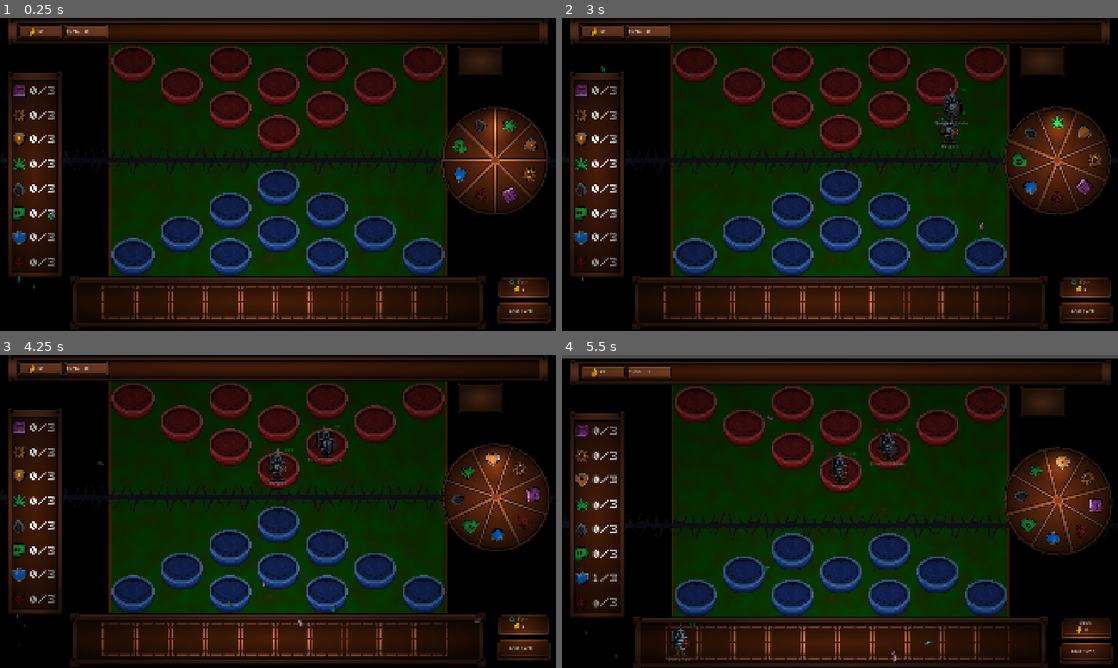
Above: before the commit, frames 1-4 (two rows, left to right).
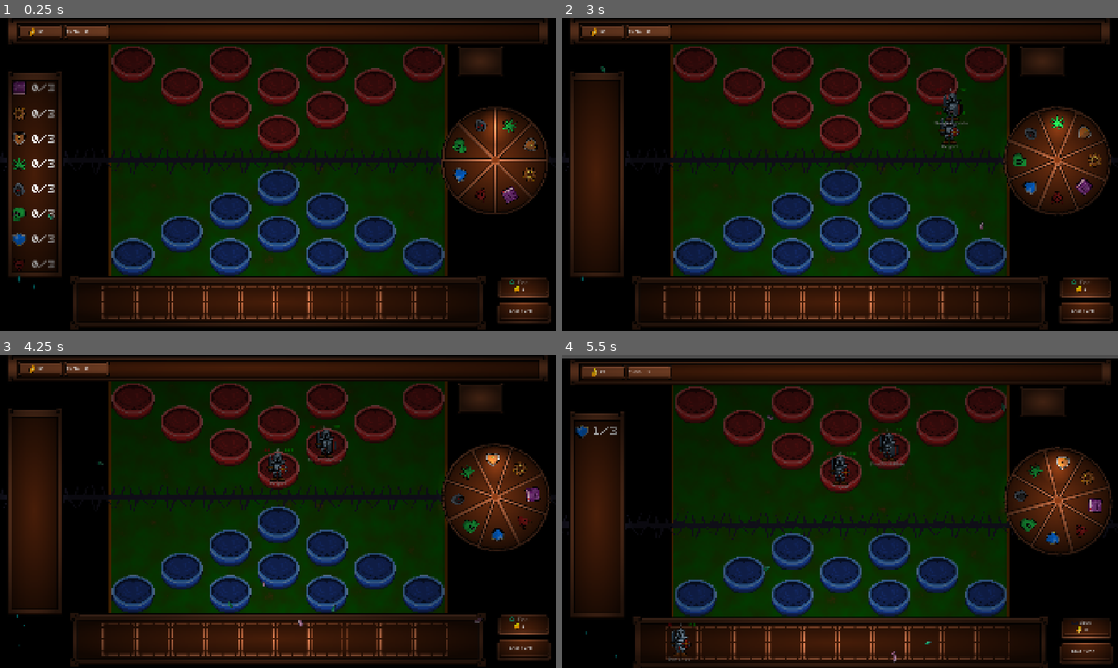
Above: after the commit, the same moments.

Repository: ArmanKianian/Untitled
Game: Godot game, scene res://scenes/game.tscn
Two runs of this game, one before a commit and one after it. Both use one fixed random seed, a clock stepped at 60 frames per second and the inputs below.
Inputs (mouse positions are in pixels of both pictures, inside the frame that each line leads up to):
- Up to frame 1 (0.25 s): no input
- Up to frame 2 (3 s): move the mouse to (962, 158) at 0.52 s; press the mouse at (962, 158) at 0.53 s; move the mouse to (695, 61) at 1.27 s; release the mouse at (695, 61) at 1.28 s; click (695, 61) at 1.35 s; move the mouse to (789, 61) at 2.02 s; press the mouse at (789, 61) at 2.03 s; move the mouse to (890, 61) at 2.77 s; release the mouse at (890, 61) at 2.78 s; click (890, 61) at 2.85 s
- Up to frame 3 (4.25 s): click "Spin" at 3.5 s
- Up to frame 4 (5.5 s): move the mouse to (984, 398) at 4.27 s; press the mouse at (984, 398) at 4.28 s; release the mouse at (984, 398) at 5 s; click "End Turn" at 5 s

The runs differ from the first frame. In frame 1, 0.8% of the frame differs, in the area x 2-10%, y 20-81%; in frame 2, 1.0%, in the area x 2-10%, y 21-80%; in frame 3, 1.0%; in frame 4, 1.0%.

Commit message:
Traits panel update
traits are hidden when their count is 0.

Diff:
--- a/project.godot
+++ b/project.godot
@@ -13,7 +13,10 @@
 config/name="Untitled"
 run/main_scene="uid://devf2tsrifqye"
 config/features=PackedStringArray("4.7", "GL Compatibility")
-config/icon="res://icon.svg"
+boot_splash/bg_color=Color(0.010683754, 0.23781833, 0.010662622, 1)
+boot_splash/stretch_mode=0
+boot_splash/image="uid://bxj6iuq2y2b0r"
+config/icon="uid://bxj6iuq2y2b0r"
 
 [display]
 
--- a/scenes/game.tscn
+++ b/scenes/game.tscn
@@ -370,9 +370,8 @@
 localize_numeral_system = false
 
 [node name="Arcane" type="Control" parent="Panels/Traits_panel/VBoxContainer" unique_id=1408465520]
-custom_minimum_size = Vector2(16, 16)
+custom_minimum_size = Vector2(24, 24.5)
 layout_mode = 2
-size_flags_vertical = 3
 
 [node name="Arcane" type="Sprite2D" parent="Panels/Traits_panel/VBoxContainer/Arcane" unique_id=300360434]
 position = Vector2(8, 12)
@@ -381,16 +380,14 @@
 
 [node name="count" type="Label" parent="Panels/Traits_panel/VBoxContainer/Arcane" unique_id=1713433688]
 layout_mode = 1
-anchors_preset = -1
-anchor_left = 1.0
-anchor_top = 0.5
-anchor_right = 1.0
-anchor_bottom = 0.5
-offset_left = -31.0
-offset_top = -7.0
-offset_right = 15.0
-offset_bottom = 67.0
-grow_horizontal = 0
+anchors_preset = 15
+anchor_right = 1.0
+anchor_bottom = 1.0
+offset_left = 22.0
+offset_top = 5.0
+offset_right = 16.0
+offset_bottom = 55.0
+grow_horizontal = 2
 grow_vertical = 2
 scale = Vector2(0.2, 0.2)
 text = "0"
@@ -412,9 +409,8 @@
 label_settings = SubResource("LabelSettings_8a11m")
 
 [node name="Inventor" type="Control" parent="Panels/Traits_panel/VBoxContainer" unique_id=848283283]
-custom_minimum_size = Vector2(16, 16)
+custom_minimum_size = Vector2(24, 24.5)
 layout_mode = 2
-size_flags_vertical = 3
 
 [node name="Inventor" type="Sprite2D" parent="Panels/Traits_panel/VBoxContainer/Inventor" unique_id=176541261]
 position = Vector2(8, 12)
@@ -423,16 +419,14 @@
 
 [node name="count" type="Label" parent="Panels/Traits_panel/VBoxContainer/Inventor" unique_id=946113209]
 layout_mode = 1
-anchors_preset = -1
-anchor_left = 1.0
-anchor_top = 0.5
-anchor_right = 1.0
-anchor_bottom = 0.5
-offset_left = -31.0
-offset_top = -7.0
-offset_right = 15.0
-offset_bottom = 67.0
-grow_horizontal = 0
+anchors_preset = 15
+anchor_right = 1.0
+anchor_bottom = 1.0
+offset_left = 22.0
+offset_top = 5.0
+offset_right = 16.0
+offset_bottom = 55.0
+grow_horizontal = 2
 grow_vertical = 2
 scale = Vector2(0.2, 0.2)
 text = "0"
@@ -454,9 +448,8 @@
 label_settings = SubResource("LabelSettings_8a11m")
 
 [node name="Guardian" type="Control" parent="Panels/Traits_panel/VBoxContainer" unique_id=1497552596]
-custom_minimum_size = Vector2(16, 16)
+custom_minimum_size = Vector2(24, 24.5)
 layout_mode = 2
-size_flags_vertical = 3
 
 [node name="Guardian" type="Sprite2D" parent="Panels/Traits_panel/VBoxContainer/Guardian" unique_id=456330611]
 position = Vector2(8, 12)
@@ -465,16 +458,14 @@
 
 [node name="count" type="Label" parent="Panels/Traits_panel/VBoxContainer/Guardian" unique_id=772255687]
 layout_mode = 1
-anchors_preset = -1
-anchor_left = 1.0
-anchor_top = 0.5
-anchor_right = 1.0
-anchor_bottom = 0.5
-offset_left = -31.0
-offset_top = -7.5
-offset_right = 15.0
-offset_bottom = 66.5
-grow_horizontal = 0
+anchors_preset = 15
+anchor_right = 1.0
+anchor_bottom = 1.0
+offset_left = 22.0
+offset_top = 5.0
+offset_right = 16.0
+offset_bottom = 55.0
+grow_horizontal = 2
 grow_vertical = 2
 scale = Vector2(0.2, 0.2)
 text = "0"
@@ -496,9 +487,8 @@
 label_settings = SubResource("LabelSettings_8a11m")
 
 [node name="Forest" type="Control" parent="Panels/Traits_panel/VBoxContainer" unique_id=852384024]
-custom_minimum_size = Vector2(16, 16)
+custom_minimum_size = Vector2(24, 24.5)
 layout_mode = 2
-size_flags_vertical = 3
 
 [node name="Forest" type="Sprite2D" parent="Panels/Traits_panel/VBoxContainer/Forest" unique_id=941289213]
 position = Vector2(8, 12)
@@ -507,16 +497,14 @@
 
 [node name="count" type="Label" parent="Panels/Traits_panel/VBoxContainer/Forest" unique_id=886552483]
 layout_mode = 1
-anchors_preset = -1
-anchor_left = 1.0
-anchor_top = 0.5
-anchor_right = 1.0
-anchor_bottom = 0.5
-offset_left = -31.0
-offset_top = -7.0
-offset_right = 15.0
-offset_bottom = 67.0
-grow_horizontal = 0
+anchors_preset = 15
+anchor_right = 1.0
+anchor_bottom = 1.0
+offset_left = 22.0
+offset_top = 5.0
+offset_right = 16.0
+offset_bottom = 54.0
+grow_horizontal = 2
 grow_vertical = 2
 scale = Vector2(0.2, 0.2)
 text = "0"
@@ -538,9 +526,8 @@
 label_settings = SubResource("LabelSettings_8a11m")
 
 [node name="Assasins" type="Control" parent="Panels/Traits_panel/VBoxContainer" unique_id=333638055]
-custom_minimum_size = Vector2(16, 16)
+custom_minimum_size = Vector2(24, 24.5)
 layout_mode = 2
-size_flags_vertical = 3
 
 [node name="Assasins" type="Sprite2D" parent="Panels/Traits_panel/VBoxContainer/Assasins" unique_id=780962039]
 position = Vector2(8, 12)
@@ -549,16 +536,14 @@
 
 [node name="count" type="Label" parent="Panels/Traits_panel/VBoxContainer/Assasins" unique_id=1842090605]
 layout_mode = 1
-anchors_preset = -1
-anchor_left = 1.0
-anchor_top = 0.5
-anchor_right = 1.0
-anchor_bottom = 0.5
-offset_left = -31.0
-offset_top = -7.5
-offset_right = 15.0
-offset_bottom = 66.5
-grow_horizontal = 0
+anchors_preset = 15
+anchor_right = 1.0
+anchor_bottom = 1.0
+offset_left = 22.0
+offset_top = 5.0
+offset_right = 16.0
+offset_bottom = 55.0
+grow_horizontal = 2
 grow_vertical = 2
 scale = Vector2(0.2, 0.2)
 text = "0"
@@ -580,9 +565,8 @@
 label_settings = SubResource("LabelSettings_8a11m")
 
 [node name="Undead" type="Control" parent="Panels/Traits_panel/VBoxContainer" unique_id=71842721]
-custom_minimum_size = Vector2(16, 16)
+custom_minimum_size = Vector2(24, 24.5)
 layout_mode = 2
-size_flags_vertical = 3
 
 [node name="Undead" type="Sprite2D" parent="Panels/Traits_panel/VBoxContainer/Undead" unique_id=283729424]
 position = Vector2(8, 12)
@@ -591,16 +575,14 @@
 
 [node name="count" type="Label" parent="Panels/Traits_panel/VBoxContainer/Undead" unique_id=388466110]
 layout_mode = 1
-anchors_preset = -1
-anchor_left = 1.0
-anchor_top = 0.5
-anchor_right = 1.0
-anchor_bottom = 0.5
-offset_left = -31.0
-offset_top = -7.0
-offset_right = 15.0
-offset_bottom = 67.0
-grow_horizontal = 0
+anchors_preset = 15
+anchor_right = 1.0
+anchor_bottom = 1.0
+offset_left = 22.0
+offset_top = 5.0
+offset_right = 16.0
+offset_bottom = 55.0
+grow_horizontal = 2
 grow_vertical = 2
 scale = Vector2(0.2, 0.2)
 text = "0"
@@ -622,9 +604,8 @@
 label_settings = SubResource("LabelSettings_8a11m")
 
 [node name="Shield" type="Control" parent="Panels/Traits_panel/VBoxContainer" unique_id=1243720867]
-custom_minimum_size = Vector2(16, 16)
+custom_minimum_size = Vector2(24, 24.5)
 layout_mode = 2
-size_flags_vertical = 3
 
 [node name="Shield" type="Sprite2D" parent="Panels/Traits_panel/VBoxContainer/Shield" unique_id=1591145327]
 position = Vector2(8, 12)
@@ -633,16 +614,14 @@
 
 [node name="count" type="Label" parent="Panels/Traits_panel/VBoxContainer/Shield" unique_id=400231352]
 layout_mode = 1
-anchors_preset = -1
-anchor_left = 1.0
-anchor_top = 0.5
-anchor_right = 1.0
-anchor_bottom = 0.5
-offset_left = -31.0
-offset_top = -7.0
-offset_right = 15.0
-offset_bottom = 67.0
-grow_horizontal = 0
+anchors_preset = 15
+anchor_right = 1.0
+anchor_bottom = 1.0
+offset_left = 22.0
+offset_top = 5.0
+offset_right = 16.0
+offset_bottom = 55.0
+grow_horizontal = 2
 grow_vertical = 2
 scale = Vector2(0.2, 0.2)
 text = "0"
@@ -664,9 +643,8 @@
 label_settings = SubResource("LabelSettings_8a11m")
 
 [node name="Inferno" type="Control" parent="Panels/Traits_panel/VBoxContainer" unique_id=729830917]
-custom_minimum_size = Vector2(16, 16)
+custom_minimum_size = Vector2(24, 24.5)
 layout_mode = 2
-size_flags_vertical = 3
 
 [node name="Inferno" type="Sprite2D" parent="Panels/Traits_panel/VBoxContainer/Inferno" unique_id=1871796990]
 position = Vector2(8, 12)
@@ -675,16 +653,14 @@
 
 [node name="count" type="Label" parent="Panels/Traits_panel/VBoxContainer/Inferno" unique_id=1821836826]
 layout_mode = 1
-anchors_preset = -1
-anchor_left = 1.0
-anchor_top = 0.5
-anchor_right = 1.0
-anchor_bottom = 0.5
-offset_left = -31.0
-offset_top = -7.0
-offset_right = 15.0
-offset_bottom = 67.0
-grow_horizontal = 0
+anchors_preset = 15
+anchor_right = 1.0
+anchor_bottom = 1.0
+offset_left = 22.0
+offset_top = 5.0
+offset_right = 16.0
+offset_bottom = 54.0
+grow_horizontal = 2
 grow_vertical = 2
 scale = Vector2(0.2, 0.2)
 text = "0"
--- a/scripts/game.gd
+++ b/scripts/game.gd
@@ -35,6 +35,7 @@
 var enemy_line_count = 1
 var player_line_count = 1
 
+@onready var trait_container: VBoxContainer = $Panels/Traits_panel/VBoxContainer
 @onready var Arcane_count: Label = $Panels/Traits_panel/VBoxContainer/Arcane/count
 @onready var Inventor_count: Label = $Panels/Traits_panel/VBoxContainer/Inventor/count
 @onready var Guardian_count: Label = $Panels/Traits_panel/VBoxContainer/Guardian/count
@@ -52,6 +53,7 @@
 	enemy_spin_cost = turn_spin_cost
 	coin.text = str(start_coin)
 	await enemy_move()
+	check_traits()
 	spin_button.disabled = false
 	end_turn_button.disabled = false
 
@@ -260,7 +262,6 @@
 				Traits[i][1] = 1
 			if card.type == spinning_wheel.Traits[i]["units"][2]["name"]:
 				Traits[i][2] = 1
-
 	for i in range(Trait_counts.size()):
 		if Traits[i][0]:
 			Trait_counts[i].text = str(int(Trait_counts[i].text) + 1)
@@ -268,3 +269,7 @@
 			Trait_counts[i].text = str(int(Trait_counts[i].text) + 1)
 		if Traits[i][2]:
 			Trait_counts[i].text = str(int(Trait_counts[i].text) + 1)
+		if Trait_counts[i].text == "0":
+			trait_container.get_child(i).set_visible(false)
+		else:
+			trait_container.get_child(i).set_visible(true)
